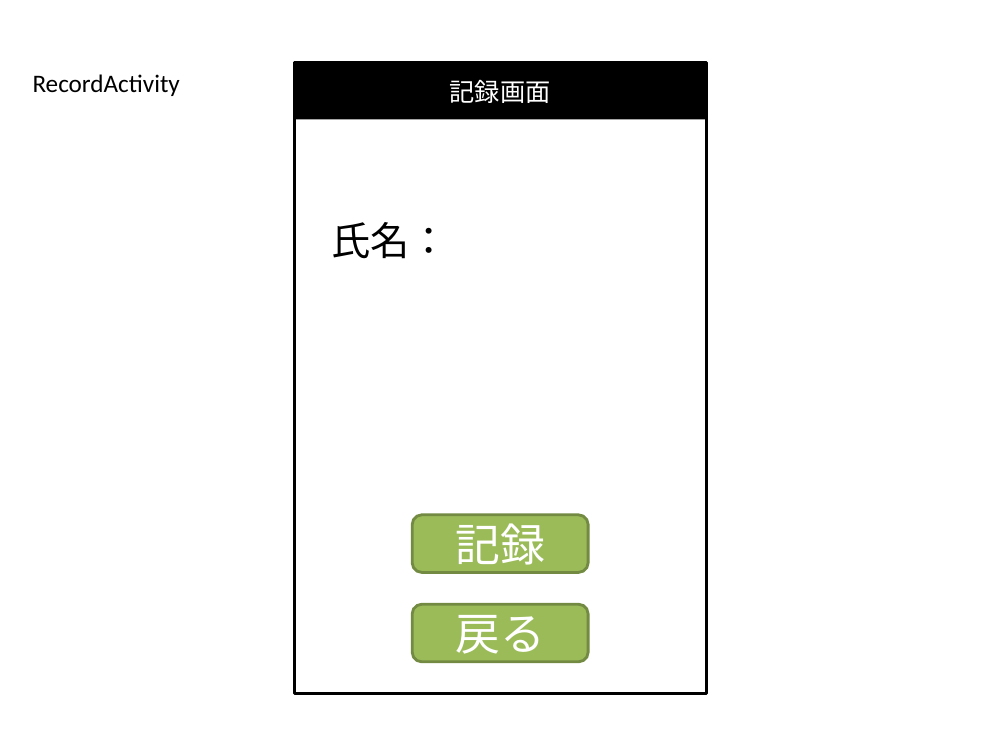
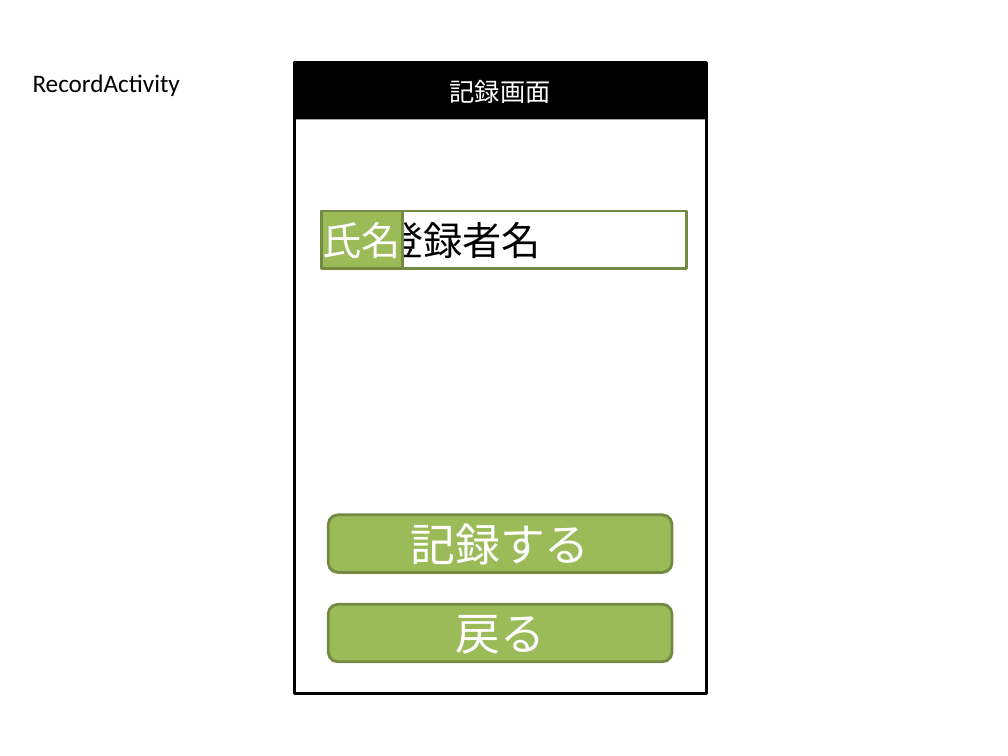
Before and after one commit to MayuOkuda/soba, a slide deck: slide 13 of memo/そばUI2.pptx. Drawn at 1008x756 pixels with LibreOffice and Linux fonts; fonts in the diff are those of the drawing. Boxes give left, top, right and bottom in pixels: in the first picture for what was removed or moved away, otherwise in the second. Text is boxed around its words. In the diff, an @@ line names an element or a change of style, - is before the commit and + after.

```diff
--- a/memo/そばUI2.pptx
+++ b/memo/そばUI2.pptx
@@ rectangle "氏名" resized from (x1=331, y1=222, x2=448, y2=259) to (x1=322, y1=211, x2=402, y2=268) @@
@@ rectangle "氏名" at (x1=322, y1=211, x2=402, y2=268): fill none to #9BBB59; outline none to #738A42 2 pt @@
@@ rectangle added at (x1=322, y1=211, x2=686, y2=268), fill #FFFFFF, outline #738A42 2 pt, 28 pt, text #000000 @@
+登録者名
@@ text in rectangle at (x1=323, y1=222, x2=401, y2=258): text changed; text colour #000000 to #FFFFFF @@
-氏名：
+氏名
@@ rounded rectangle "記録する" resized from (x1=412, y1=515, x2=589, y2=573) to (x1=329, y1=515, x2=672, y2=573) @@
@@ text in rounded rectangle at (x1=410, y1=523, x2=589, y2=573): text changed @@
-記録
+記録する
@@ rounded rectangle "戻る" resized from (x1=412, y1=604, x2=589, y2=661) to (x1=329, y1=604, x2=672, y2=661) @@
```
Also in this commit, not shown: 2 other slides changed, 3 slides added, 1 slide removed.
